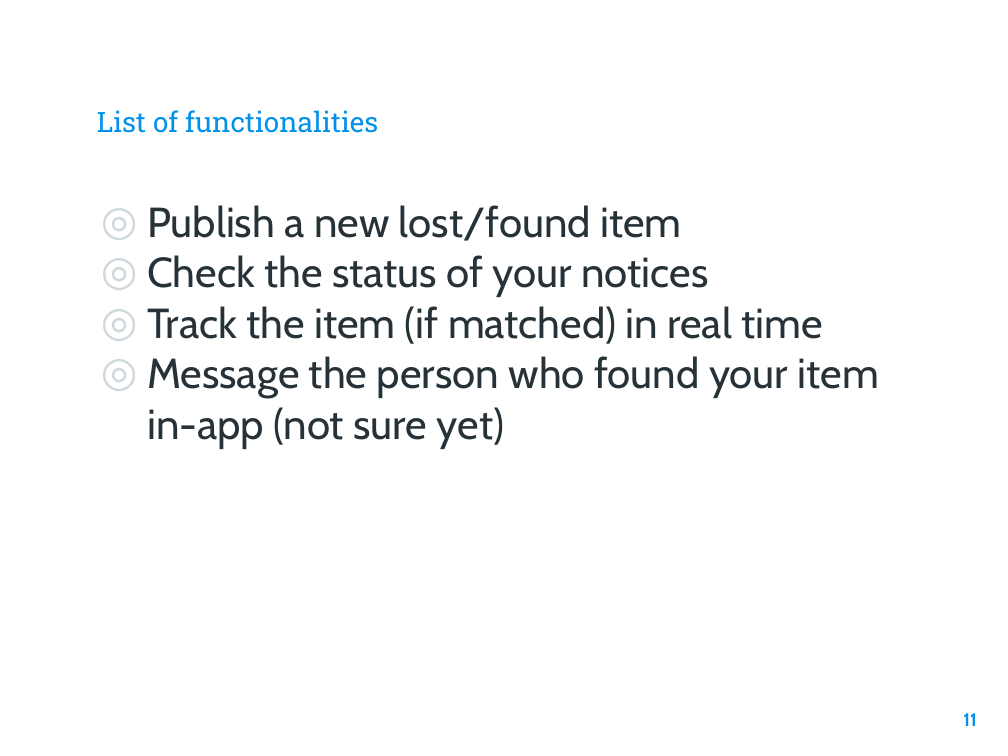
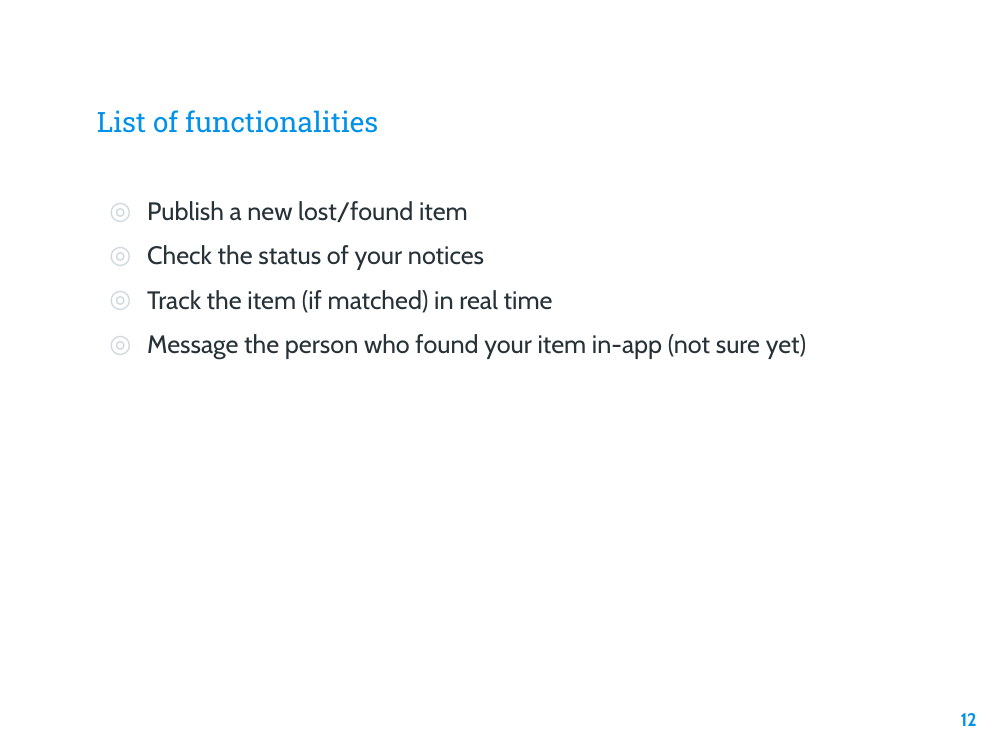
Before and after one commit to hkeopras/Lost-Found, a slide deck: slide 12 of Phase 1/Slides.pptx (slide 11 before the commit). Drawn at 1008x756 pixels with LibreOffice and Linux fonts; fonts in the diff are those of the drawing; background and template pictures are left out. Boxes give left, top, right and bottom in pixels: in the first picture for what was removed or moved away, otherwise in the second. Text is boxed around its words. In the diff, an @@ line names an element or a change of style, - is before the commit and + after.

```diff
--- a/Phase 1/Slides.pptx
+++ b/Phase 1/Slides.pptx
@@ text "Publish a new lost/found item" at (147,201,806,359): size 30 to 18 pt; indent changed; more space between paragraphs @@
@@ page number at (961,713,977,726): text changed @@
-11
+12
```
Also in this commit, not shown: 3 other slides changed, 2 slides added, 1 slide removed.
